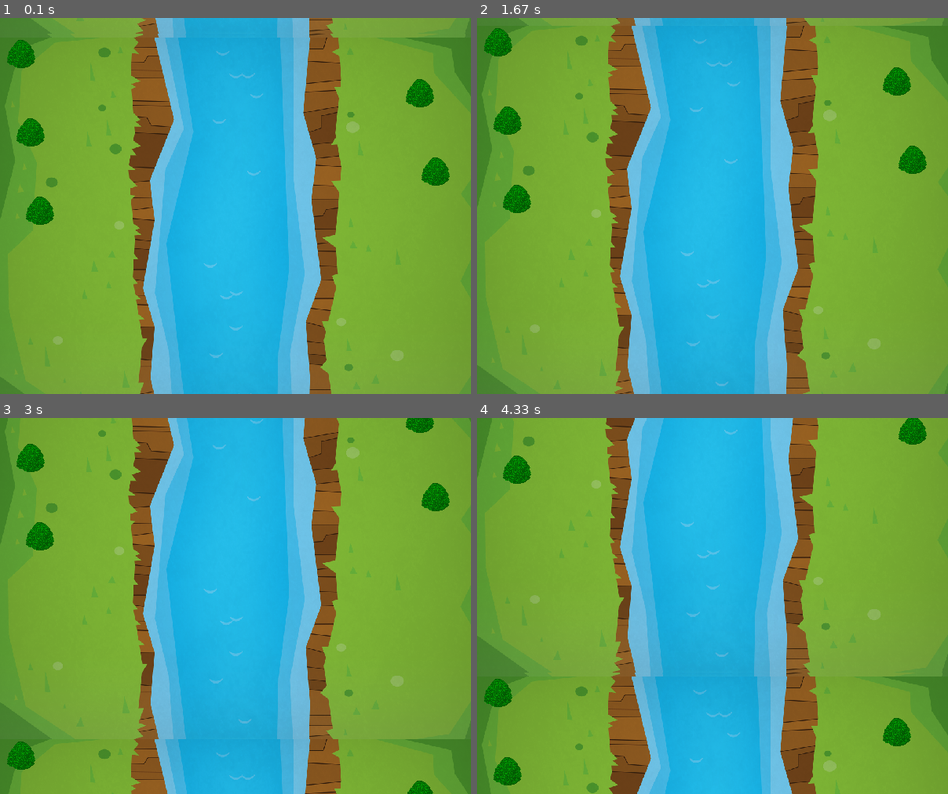
Above: before the commit, frames 1-4 (two rows, left to right).
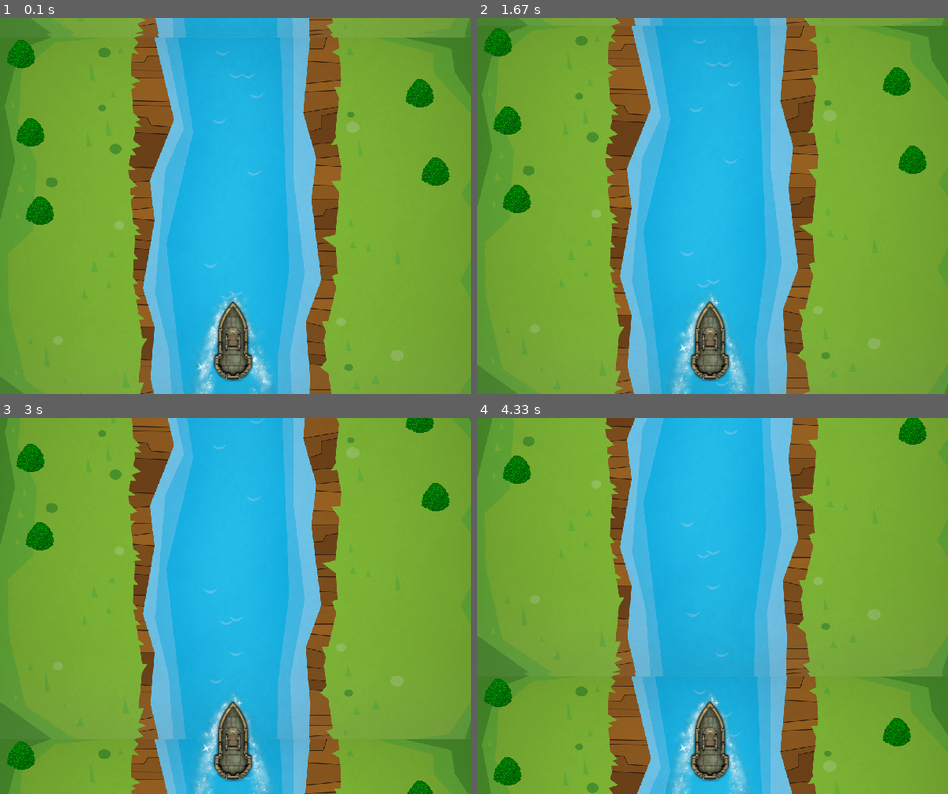
Above: after the commit, the same moments.

Repository: josprachi/pyGamePractices
Game: pygame game, started from endlessTravel/Travel.py
Same seed, same stepped clock (60 frames per second), same inputs: the game is played once before the commit and once after it.
Inputs:
- Up to frame 1 (0.1 s): no input
- Up to frame 2 (1.67 s): no input
- Up to frame 3 (3 s): no input
- Up to frame 4 (4.33 s): no input

The runs differ from the first frame. In frame 1, 2.5% of the frame differs, in the area x 41-58%, y 73-100%; in frame 2, 2.5%; in frame 3, 2.5%, in the area x 40-58%, y 73-100%; in frame 4, 2.5%.

Commit message:
added sprite animation in ship

Diff:
--- a/endlessTravel/Travel.py
+++ b/endlessTravel/Travel.py
@@ -1,4 +1,5 @@
 import pygame
+import time
 from pygame.locals import *
 
 winWidth=600
@@ -7,6 +8,7 @@
 color_BLACK=(0,0,0)
 bkgs=[]
 bkg_texture_str="gameBkg.png"
+shipAnimFrames_str=["ripple0.png","ripple1.png","ripple2.png","ripple3.png","ripple4.png"]
 all_sprites_list = pygame.sprite.Group()
 clock = pygame.time.Clock()
 class GameScene:
@@ -74,27 +76,29 @@
 		#self.image.set_colorkey(self.WHITE)
 		self.x=x
 		self.y=y
-		self.width=width
-		self.height=height
 		self.rect = self.image.get_rect()
+		self.width=self.rect.width
+		self.height=self.rect.height
+
 
 	def update(self):
 		if self.isAnimating:
 			self.animate()
-		print("update")
+
 	def draw(self,surface):
-		self.image.blit(self.currentFrame,self.rect.midtop)
-		surface.blit(self.image,(self.x,self.y))
+		surface.blit(self.currentFrame,(self.x-self.width,self.y-self.height*0.2))
+		#pygame.display.flip()
+		surface.blit(self.image,((self.x),(self.y)))
 	def startAnimation(self):
 		self.isAnimating=True
-		print("startAnimation")
+
 	def animate(self):
 		self.index+=1
-		if(self.index>5):
+		if(self.index>=len(self.animFrames)):
 			self.index=0
 		self.currentFrame=self.animFrames[self.index]
-		time.sleep(0.05)
-		print("Animate")
+		time.sleep(0.01)
+
 	def stopAnimation(self):
 		self.isAnimating=False
 		print("stop animation")
@@ -103,7 +107,7 @@
 if __name__=="__main__":
 	pygame.init()
 
-	caption="Image Test"
+	caption="Endless Travel"
 	pygame.display.set_caption(caption)
 
 	ship= pygame.image.load("ship.png")
@@ -115,19 +119,30 @@
 	bush=pygame.transform.scale((pygame.image.load("bush.png")),(50,50))
 
 	bushes=[]
+	shipAnimFrames=[]
 	i=0
 	while i<5:
 		bushes.append(bush.copy())
 		i+=1
+
+	i=0
+	while i<len(shipAnimFrames_str):
+		shipAnimFrames.append((pygame.image.load(shipAnimFrames_str[i])))
+		i += 1
 
 	bkg_texture=pygame.transform.scale((pygame.image.load(bkg_texture_str)),(winWidth,winHeight))
 	BkgSprite1 = Background(bkg_texture,bushes,0,winHeight*(-1))
 	BkgSprite2 = Background(bkg_texture,bushes,0,0)
 	BkgSprite3 = Background(bkg_texture,bushes,0,winHeight)
 
+	ShipSprite = Ship(ship,shipAnimFrames,winWidth*0.45,winHeight*0.75)
+	ShipSprite.startAnimation()
+
+
 	all_sprites_list.add(BkgSprite1)
 	all_sprites_list.add(BkgSprite2)
 	all_sprites_list.add(BkgSprite3)
+	all_sprites_list.add(ShipSprite)
 	while True:
 		for event in pygame.event.get():
 			if event.type==QUIT:
@@ -139,6 +154,7 @@
 		BkgSprite1.draw(Game_Window)
 		BkgSprite2.draw(Game_Window)
 		BkgSprite3.draw(Game_Window)
+		ShipSprite.draw(Game_Window)
 		#Game_Window.blit(ship,(winWidth*0.45,winHeight*0.25))
 		clock.tick(60)
 		pygame.display.flip()
Binary file changed: endlessTravel/ripple0.png
Binary file changed: endlessTravel/ripple1.png
Binary file changed: endlessTravel/ripple2.png
Binary file changed: endlessTravel/ripple3.png
Binary file changed: endlessTravel/ripple4.png
